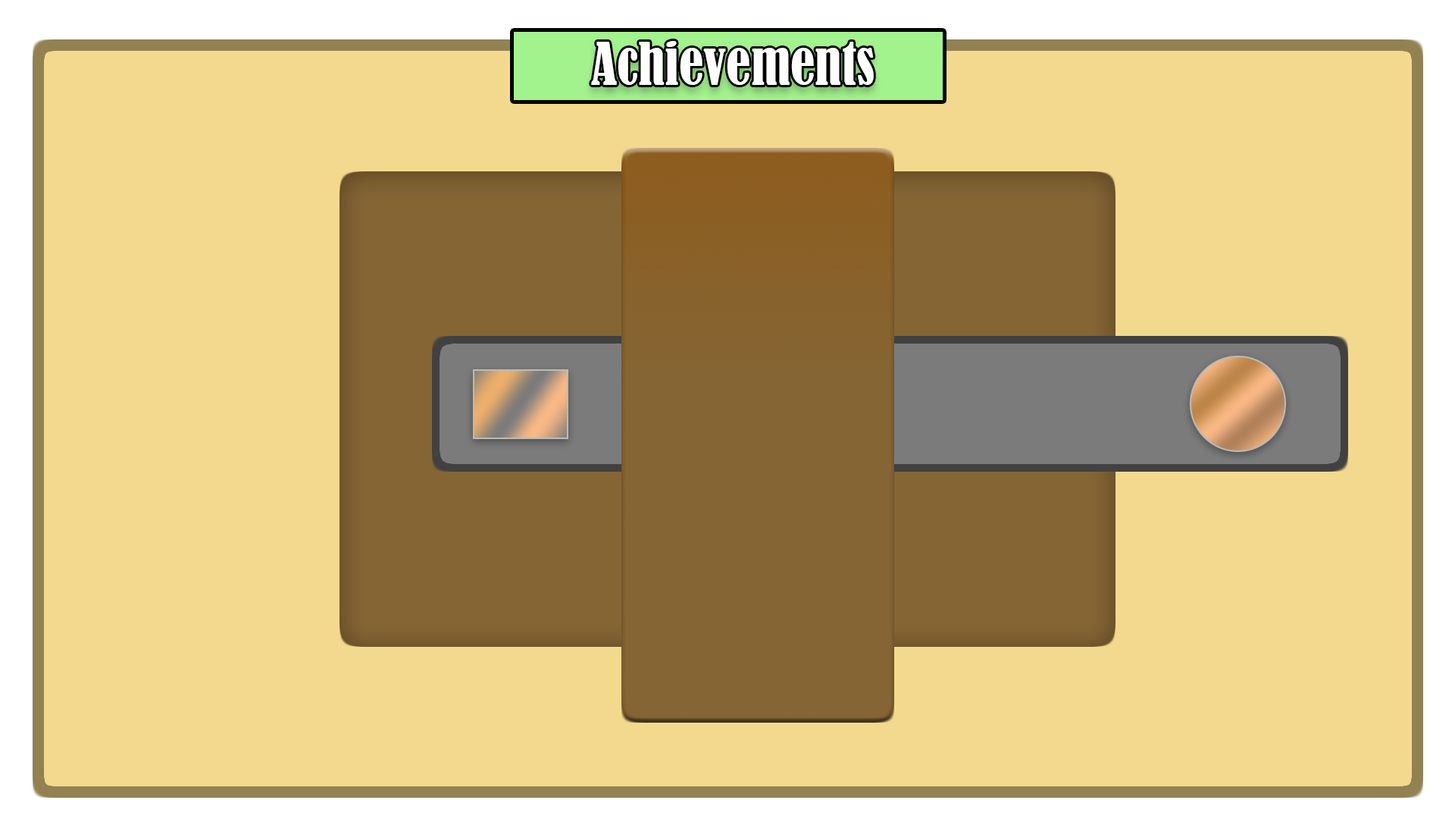
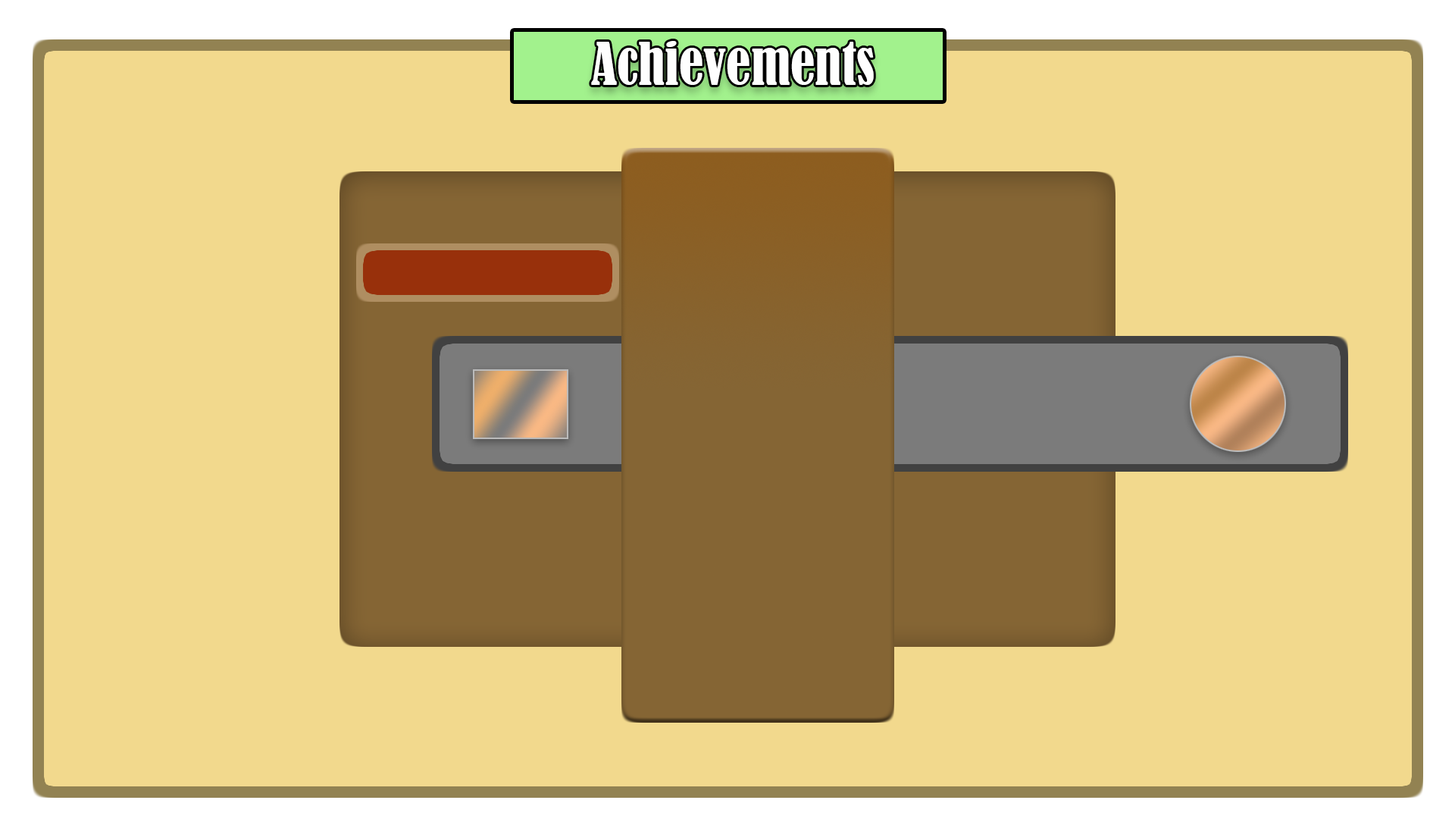
The second 1455 x 819 image is a revision of the first. Changes to its layers:
added layer "Layer 7 copy" above "Layer 7" over (356, 243, 620, 302)
added layer "Layer 7" above "Layer 6" over (356, 243, 620, 302)
